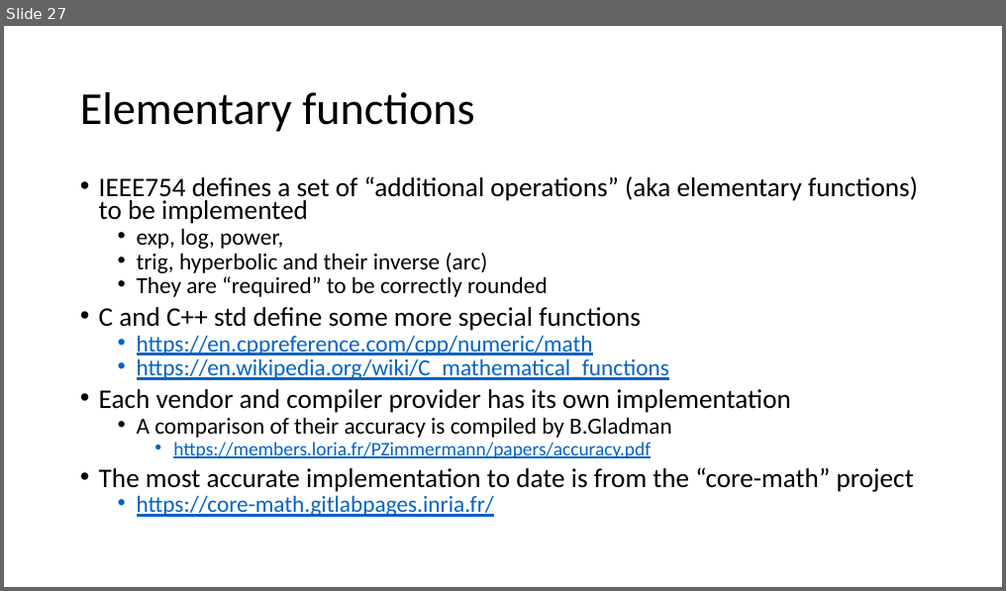
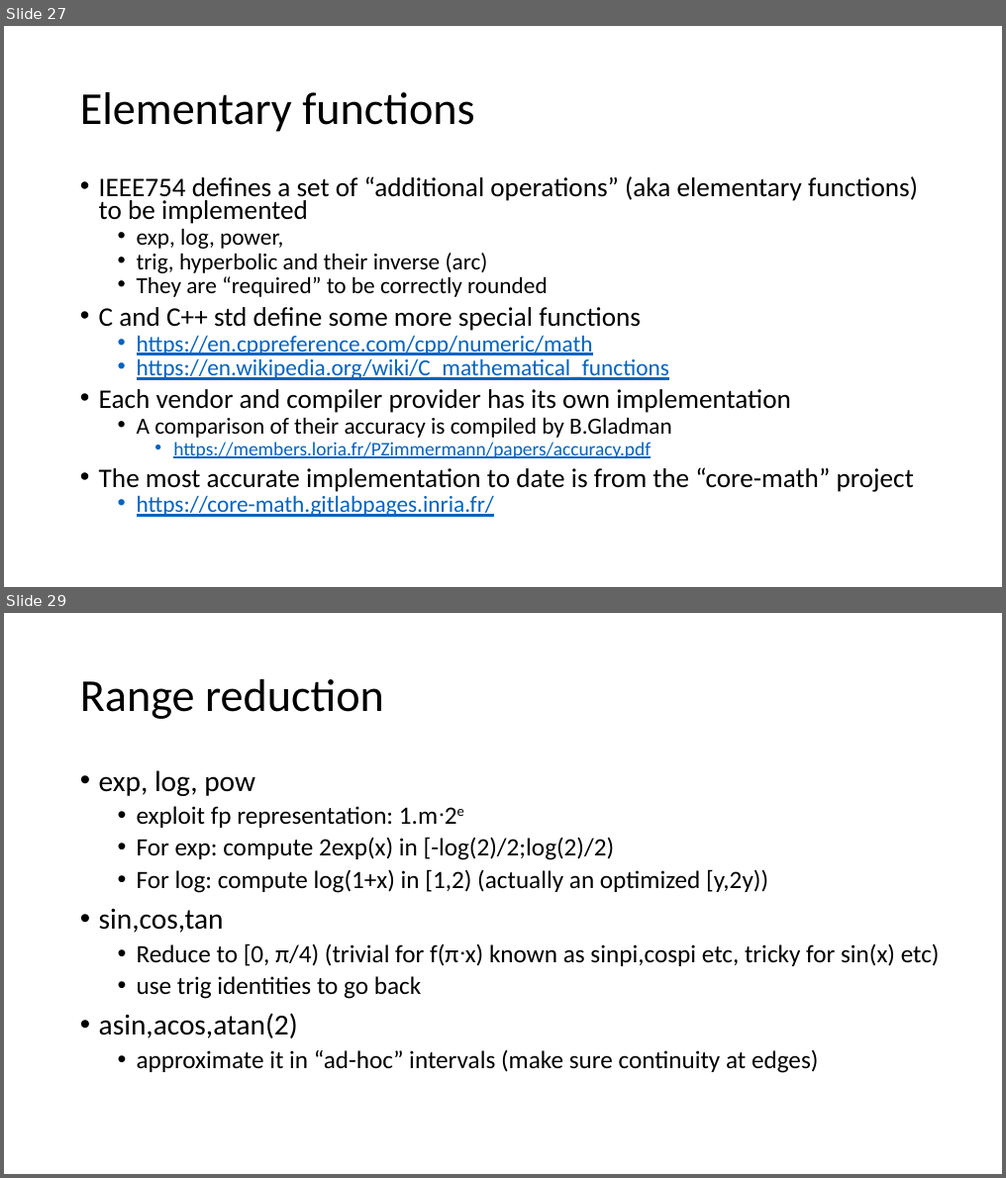
Before and after one commit to VinInn/FPCourse, a slide deck: Slides/FPforScientist.pptx. Shown one above the other, each under a label of ours: slide 27 before the commit, slides 27 and 29 after it; the slides between them are not shown. The pictures are 1006x591 and 1006x1178 pixels, drawn with LibreOffice and Linux fonts; fonts in the diff are those of the drawing. Boxes give left, top, right and bottom in pixels: in the first picture for what was removed or moved away, otherwise in the second. Text is boxed around its words. In the diff, an @@ line names an element or a change of style, - is before the commit and + after.

Commit message:
func approx

```diff
--- a/Slides/FPforScientist.pptx
+++ b/Slides/FPforScientist.pptx
@@ slide 29 added at box(4, 613, 1002, 1174), background #FFFFFF @@
@@ title added at box(80, 679, 384, 719), 44 pt, text #000000 @@
+Range reduction
@@ text added at box(99, 770, 940, 1073), 24 pt, text #000000 @@
+• exp, log, pow
+  • exploit fp representation: 1.mᐧ2e
+  • For exp: compute 2exp(x) in [-log(2)/2;log(2)/2)
+  • For log: compute log(1+x) in [1,2) (actually an optimized [y,2y))
+• sin,cos,tan
+  • Reduce to [0, π/4) (trivial for f(πᐧx) known as sinpi,cospi etc, tricky for sin(x) etc)
+  • use trig identities to go back
+• asin,acos,atan(2)
+  • approximate it in “ad-hoc” intervals (make sure continuity at edges)
```
Also in this commit, not shown: 2 slides changed, 1 other slide added.
